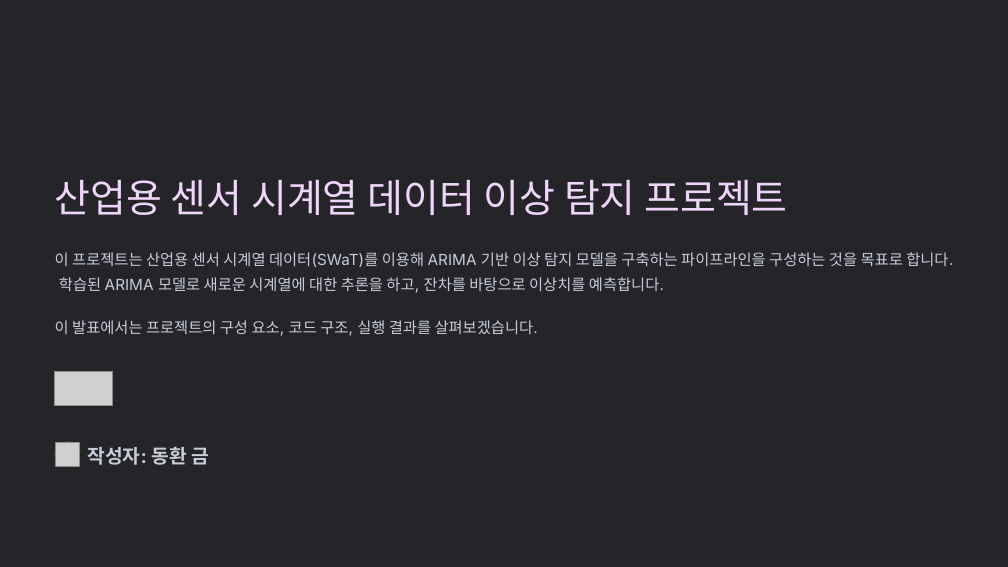
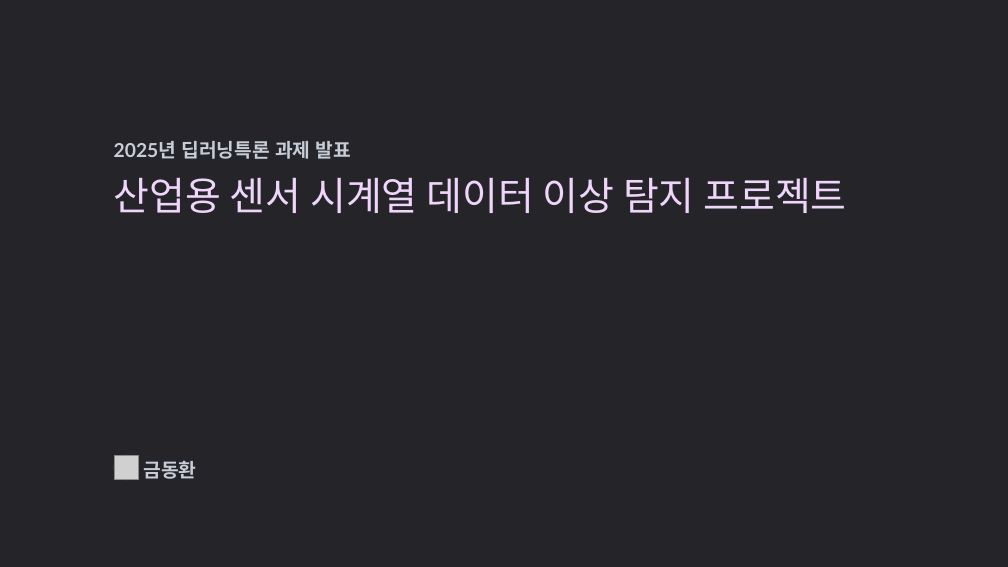
Before and after one commit to dhkeum9886/kmu-deeplearning, a slide deck: slide 1 of 과제/딥러닝특론_8주차과제_K2025029_금동환.pptx. Drawn at 1008x567 pixels with LibreOffice and Linux fonts; fonts in the diff are those of the drawing; grey boxes stand for pictures; background and template pictures are left out. Boxes give left, top, right and bottom in pixels: in the first picture for what was removed or moved away, otherwise in the second. Text is boxed around its words. In the diff, an @@ line names an element or a change of style, - is before the commit and + after.

Commit message:
작성중

```diff
--- a/과제/딥러닝특론_8주차과제_K2025029_금동환.pptx
+++ b/과제/딥러닝특론_8주차과제_K2025029_금동환.pptx
@@ text added at <box>114,141,351,159</box>, 22 pt, text #C7CDD6, bold @@
+2025년 딥러닝특론 과제 발표
@@ text "산업용 센서 시계열 데이터 이상 ...": place and size @@
-text "산업용 센서 시계열 데이터 이상 ..." at <box>55,179,787,215</box>
+text "산업용 센서 시계열 데이터 이상 ..." at <box>114,177,846,213</box>
@@ text "산업용 센서 시계열 데이터 이상 ..." at <box>114,177,846,213</box>: font Karla to Lato @@
@@ text removed at <box>55,252,953,293</box> @@
-이 프로젝트는 산업용 센서 시계열 데이터(SWaT)를 이용해 ARIMA 기반 이상 탐지 모델을 구축하는 파이프라인을 구성하는 것을 목표로 합니다. 학습된 ARIMA 모델로 새로운 시계열에 대한 추론을 하고, 잔차를 바탕으로 이상치를 예측합니다.
@@ text removed at <box>55,320,538,336</box> @@
-이 발표에서는 프로젝트의 구성 요소, 코드 구조, 실행 결과를 살펴보겠습니다.
@@ picture removed at <box>55,372,113,405</box> @@
@@ picture: place and size @@
-picture at <box>55,442,79,466</box>
+picture at <box>114,455,138,479</box>
@@ rounded rectangle: place and size @@
-rounded rectangle at <box>55,442,80,467</box>
+rounded rectangle at <box>114,455,139,480</box>
@@ text at <box>144,461,197,479</box>: text changed; font Inter to Lato @@
-작성자: 동환 금
+금동환
```
Also in this commit, not shown: 9 other slides changed, 1 slide added.
